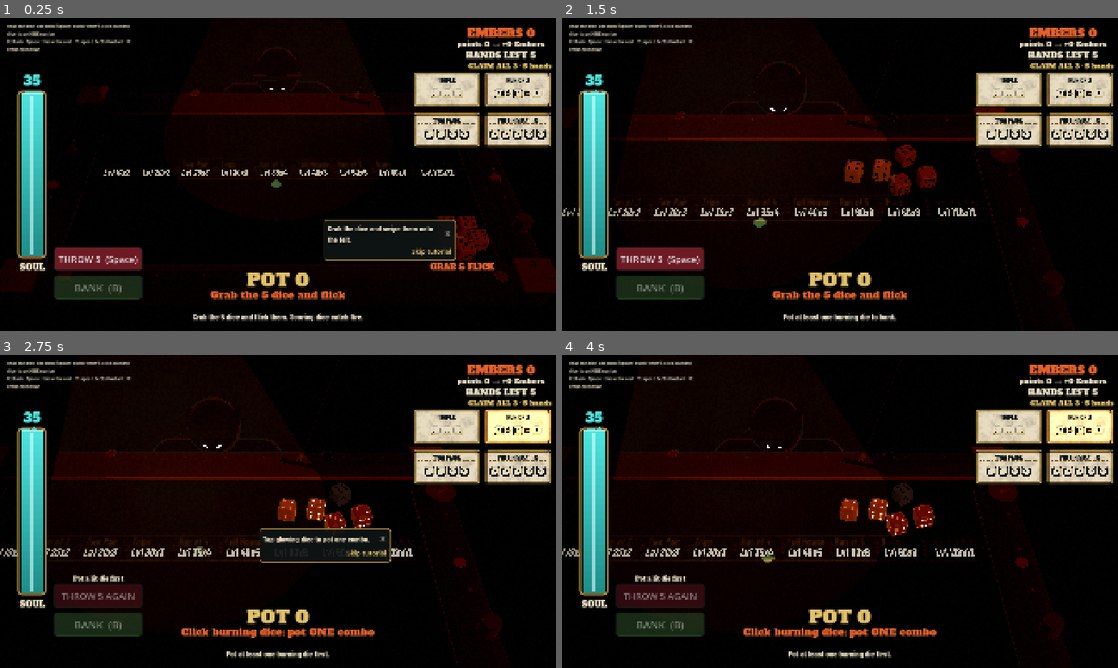
Above: before the commit, frames 1-4 (two rows, left to right).
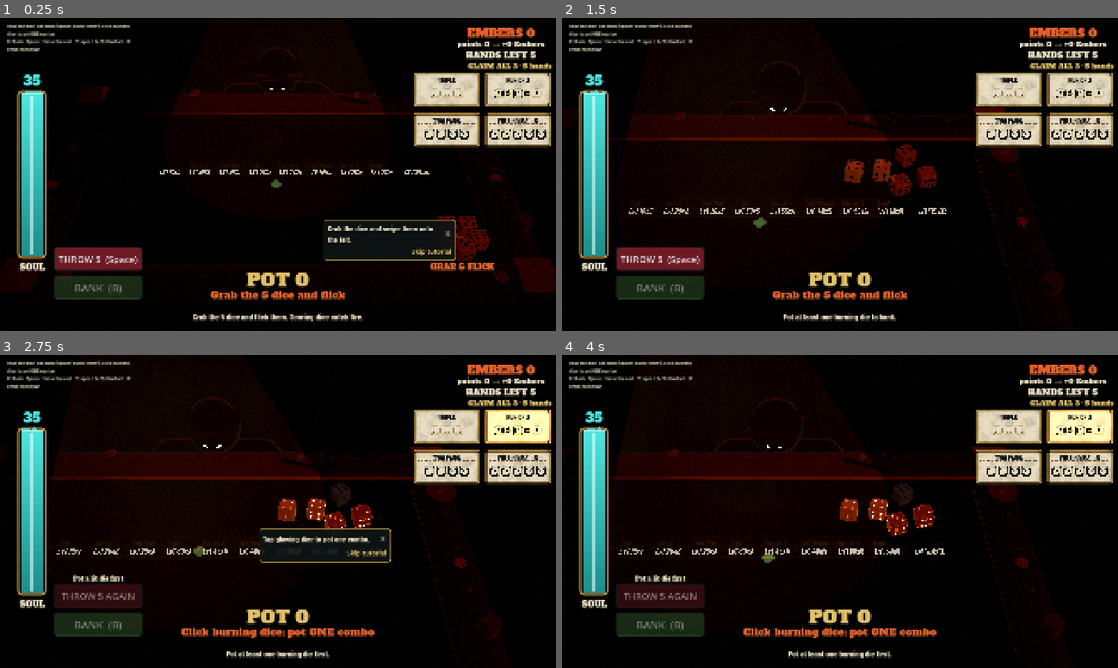
Above: after the commit, the same moments.

Repository: cashdvs/rogue-craps
Game: Godot game, scene res://scenes/bonfire.tscn
Two runs of this game, one before a commit and one after it. Both use one fixed random seed, a clock stepped at 60 frames per second and the inputs below. This scene is started directly instead of the project's main scene.
Inputs (mouse positions are in pixels of both pictures, inside the frame that each line leads up to):
- Up to frame 1 (0.25 s): no input
- Up to frame 2 (1.5 s): click "THROW 5 (Space)" at 0.5 s; tap Enter at 1.25 s; move the mouse to (962, 158) at 1.27 s; hold Up from 1.28 s (still down); tap B at 1.35 s; click (962, 158) at 1.42 s
- Up to frame 3 (2.75 s): tap Space at 1.52 s; release Up at 2 s; click "✕" at 2 s
- Up to frame 4 (4 s): click "✕" at 2.75 s; drag from (728, 527) to (812, 574) at 3.52 s

The runs differ from the first frame. In frame 1, 0.6% of the frame differs, in the area x 18-82%, y 45-52%; in frame 2, 1.1%; in frame 3, 0.8%; in frame 4, 1.3%, in the area x 0-76%, y 57-66%.

Commit message:
Felt combo band (landscape): shrink / slide the print and slots together so both ends stay between the Soul meter and the right edge in every camera pose (home + reveal glide) and on the felt; fixes 'Pair' under the Soul meter at 1688x780

Diff:
--- a/scripts/bonfire/bonfire_3d.gd
+++ b/scripts/bonfire/bonfire_3d.gd
@@ -1182,6 +1182,8 @@
 	bhud.set_ui_scale(ui_pt_px(portrait), BonfireHud.PHONE_LANDSCAPE_CARDS if phone_land else 1.0)
 	if felt_combos != null:
 		felt_combos.set_portrait(portrait, portrait and portrait_felt_flipped())
+		if not portrait:
+			_fit_landscape_felt()
 
 
 ## Portrait: the Art Director drew the portrait combo block for a camera
@@ -1636,6 +1638,61 @@
 	return px
 
 
+## Landscape: keep the felt combo band clear of the Soul meter on the left
+## and the screen's right edge (8 pt margins) for this camera framing.
+func _fit_landscape_felt() -> void:
+	if felt_combos == null or camera == null:
+		return
+	var vs := get_viewport().get_visible_rect().size
+	var margin := 8.0 * ui_pt_px(false)
+	var left := margin
+	if soul_meter != null and soul_meter.is_visible_in_tree():
+		left = soul_meter.get_global_rect().end.x + margin
+	# The band must fit every pose the camera takes in play: home, and the
+	# reveal glide (closer in, pivot slid up to cam_follow_clamp each way).
+	var c := tuning.cam_follow_clamp
+	var close := minf(tuning.cam_reveal_distance, camera.home_distance)
+	var hp := camera.home_pivot
+	var poses: Array = [[hp, camera.home_distance]]
+	for px: float in [-c, 0.0, c]:
+		for pz: float in [-c, c]:
+			poses.append([Vector3(px, 0.0, pz + hp.z), close])
+	# ok[i] is true while size/slide candidate i fits every pose so far.
+	# Candidates: size 100% down to 70%, slide -0.30..+0.30 m in 5 mm steps.
+	var ok: Array[bool] = []
+	ok.resize(31 * 121)
+	ok.fill(true)
+	var was_pos := camera.position
+	var was_dist := camera.distance
+	var was_tilt := camera.tilt_deg
+	for pose: Array in poses:
+		camera.position = pose[0]
+		camera.distance = pose[1]
+		camera.tilt_deg = 0.0
+		camera._apply()
+		for i in ok.size():
+			if ok[i]:
+				ok[i] = felt_combos.land_fits(camera.cam, (100 - i / 121) / 100.0, (i % 121 - 60) * 0.005, left, vs.x - margin)
+	camera.position = was_pos
+	camera.distance = was_dist
+	camera.tilt_deg = was_tilt
+	camera._apply()
+	# Biggest size that fits; for that size, the smallest slide.
+	var k := 0.70
+	var sx := 0.0
+	var found := false
+	for ki in 31:
+		for si in 121:
+			var shift := (si - 60) * 0.005
+			if ok[ki * 121 + si] and (not found or absf(shift) < absf(sx)):
+				sx = shift
+				found = true
+		if found:
+			k = (100 - ki) / 100.0
+			break
+	felt_combos.set_land_fit(k, sx)
+
+
 ## Phone landscape: the home framing's pitch and tilt, closer in and
 ## centred (BonfireTuning cam_phone_landscape_*), so the whole felt, the
 ## near rail and the TotalPlate are in frame with dice as big as the old
@@ -1658,6 +1715,7 @@
 		camera.distance = camera.home_distance
 		camera._apply()
 	phone_dial_visible = true
+	_fit_landscape_felt()
 	return _smallest_die_px(CameraFraming.rest_spots(tuning.die_size))
 
 
--- a/scripts/bonfire/felt_combo_table.gd
+++ b/scripts/bonfire/felt_combo_table.gd
@@ -56,6 +56,15 @@
 ## (z, metres). 1 / 0 = as drawn.
 var port_scale: float = 1.0
 var port_shift_z: float = 0.0
+## Landscape only: the band's fit to the camera (fit_landscape_view): a
+## uniform scale about the felt's centre line, then a slide along x
+## (metres). 1 / 0 = as drawn.
+var land_scale: float = 1.0
+var land_shift_x: float = 0.0
+## The landscape band as drawn (felt metres): its x span, its z span and
+## the point it scales about (x 0, the middle of its depth).
+const LAND_X := Vector2(-0.955, 0.980)
+const LAND_Z := Vector2(0.382, 0.4925)
 var _tuning: BonfireTuning
 var _levels: Dictionary = {}
 var _slots: Dictionary = {}
@@ -151,6 +160,33 @@
 	_apply()
 
 
+## Landscape: on a window wider than 16:9 (e.g. 1688x780) the band's left
+## end ("Pair") slid under the Soul meter once the camera glided in for a
+## throw. Bonfire3D works out a size and slide that fits every camera pose
+## (land_fits) and sets it here: the print and the slots move together.
+func set_land_fit(k: float, sx: float) -> void:
+	land_scale = k
+	land_shift_x = sx
+	_apply()
+
+
+## True if the band, scaled by k and slid by sx, is inside [left_px, right_px].
+func land_fits(cam: Camera3D, k: float, sx: float, left_px: float, right_px: float) -> bool:
+	# The print can't leave the felt (2.04 m wide): past its edge it's cut.
+	if LAND_X.x * k + sx < -1.01 or LAND_X.y * k + sx > 1.01:
+		return false
+	var zc := (LAND_Z.x + LAND_Z.y) * 0.5
+	for x: float in [LAND_X.x, LAND_X.y]:
+		for z: float in [LAND_Z.x, LAND_Z.y]:
+			var p := Vector3(x * k + sx, 0.0, zc + (z - zc) * k + LAND_SHIFT_Z)
+			if cam.is_position_behind(p):
+				return false
+			var px := cam.unproject_position(p).x
+			if px < left_px or px > right_px:
+				return false
+	return true
+
+
 ## The felt's z range at x that the camera shows margin_px inside the
 ## viewport's left / right edges (x: min, y: max).
 static func visible_z(cam: Camera3D, view: Vector2, x: float, margin_px: float) -> Vector2:
@@ -198,7 +234,11 @@
 		# The felt is 1.04 m deep, so metres / 1.04 = UV units.
 		var shift := Vector2(0.0, port_shift_z / 1.04) if fit else Vector2.ZERO
 		if not portrait:
-			shift = Vector2(0.0, LAND_SHIFT_Z / 1.04)
+			shift = Vector2(land_shift_x / 2.04, LAND_SHIFT_Z / 1.04)
+			var land_fit := not is_equal_approx(land_scale, 1.0)
+			var zc := (LAND_Z.x + LAND_Z.y) * 0.5
+			felt_material.set_shader_parameter("overlay_pivot", Vector2(0.5, (zc + 0.52) / 1.04) if land_fit else Vector2(0.5, 0.5))
+			felt_material.set_shader_parameter("overlay_scale", land_scale if land_fit else 1.0)
 		else:
 			# The felt is 2.04 m wide: metres / 2.04 = UV units.
 			shift.x = _port_shift_x() / 2.04
@@ -239,7 +279,11 @@
 			z = pv.y + (z - pv.y) * k + port_shift_z
 			x += _port_shift_x()
 		else:
-			z += LAND_SHIFT_Z
+			# Landscape fit: scale about the band's middle, slide along x.
+			k = land_scale
+			var zc := (LAND_Z.x + LAND_Z.y) * 0.5
+			x = x * k + land_shift_x
+			z = zc + (z - zc) * k + LAND_SHIFT_Z
 		l.position = Vector3(x, LIFT, z)
 		l.rotation_degrees = rot
 		var stretch := PORT_STRETCH if portrait else LAND_STRETCH
